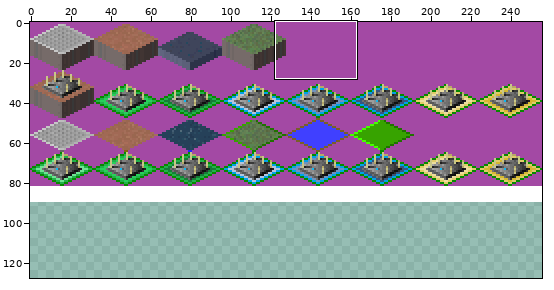
Two versions of one sprite sheet, assets/sprites/tiles/tiles32x17theo_.png. The first picture is a wide view before the edit; the outline marks the close-up.
Close-up. First the earlier version:
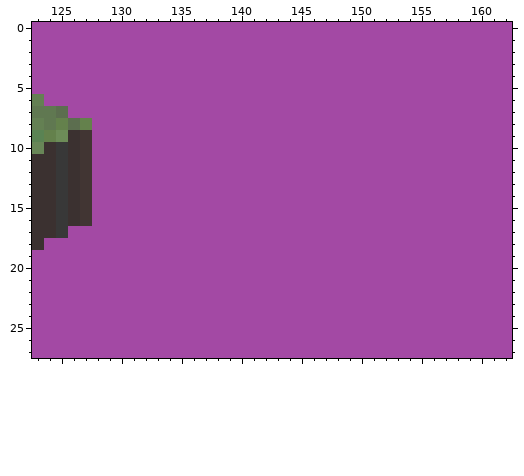
The file is 256x90 pixels. Colours within 5 levels of each other are drawn and written as one. Shown: x 123..162, y 0..27. The old version is drawn lined up with the new one, on the new canvas. The commit also changed other parts of the picture, which this record leaves out.
New version:
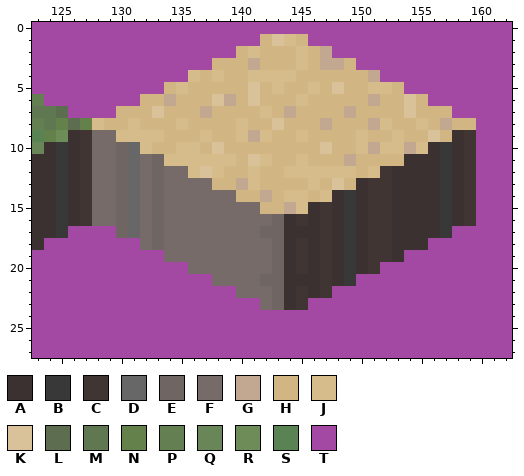
Palette (. is transparent): A #3b3130  B #383838  C #413533  D #676767  E #6f6664  F #766b69  G #c2a890  H #d1b583  J #d6bc8b  K #d9c299  L #5c6e4f  M #607851  N #64814c  P #648053  Q #688657  R #6d8c58  S #5a8353  T #a349a4
Changes in this commit:
canvas 256x90 -> 256x128
y 1: x 142..145 TTTT -> HKJH
y 2: x 140..147 TTTTTTTT -> HJHHHJHG
y 3: x 138..149 TTTTTTTTTTTT -> HHHGHHHJHGGH
y 4: x 136..151 TTTTTTTTTTTTTTTT -> JHJHHJJJJHHHHHHG
y 5: x 134..153 TTTTTTTTTTTTTTTTTTTT -> HJHHHHHKHJHHJHKHHJJH
y 6: x 132..155 TTTTTTTTTTTTTTTTTTTTTTTT -> HHGHHHKGHKHHHJHHHHHGHHKH
y 7: x 130..157 TTTTTTTTTTTTTTTTTTTTTTTTTTTT -> HHHKHHHGHHHHJHGHHHHGHHHHKHHH
y 8: x 128..159 TTTTTTTTTTTTTTTTTTTTTTTTTTTTTTTT -> JHHJHHHJHHHHJHHKHHHGHHHGJHHJHGHH
y 9: x 128..159 TTTTTTTTTTTTTTTTTTTTTTTTTTTTTTTT -> FFJJJJHHHJHHJGJHHJHHHHJHHJHHKHAC
y 10: x 128..159 TTTTTTTTTTTTTTTTTTTTTTTTTTTTTTTT -> FFEDJHHJJHKHHHHHHHHKHHJGJJGJABAC
y 11: x 128..159 TTTTTTTTTTTTTTTTTTTTTTTTTTTTTTTT -> FFEDFEJJJJJJHKJHHJHHHGHHHHAAABAC
y 12: x 128..159 TTTTTTTTTTTTTTTTTTTTTTTTTTTTTTTT -> FFEDFEFFJKJHHJHHJJJJJJHJCAAAABAC
y 13: x 128..159 TTTTTTTTTTTTTTTTTTTTTTTTTTTTTTTT -> FFEDFEFFFFHHGJHHHHJHKHACCAAAABAC
y 14: x 128..159 TTTTTTTTTTTTTTTTTTTTTTTTTTTTTTTT -> FFEDFEFFFFFFHHGHJJHJABACCAAAABAC
y 15: x 128..159 TTTTTTTTTTTTTTTTTTTTTTTTTTTTTTTT -> FFEDFEFFFFFFFFHHGJACABACCAAAABAC
y 16: x 128..159 TTTTTTTTTTTTTTTTTTTTTTTTTTTTTTTT -> FFEDFEFFFFFFFFFEACACABACCAAAABAC
y 17: x 130..157 TTTTTTTTTTTTTTTTTTTTTTTTTTTT -> EDFEFFFFFFFFEEAAACABACCAAAAB
y 18: x 132..155 TTTTTTTTTTTTTTTTTTTTTTTT -> FEFFFFFFFFFEACACABACCAAA
y 19: x 134..153 TTTTTTTTTTTTTTTTTTTT -> FFFFFFFFFEACACABACCA
y 20: x 136..151 TTTTTTTTTTTTTTTT -> FFFFFFFEACACABAC
y 21: x 138..149 TTTTTTTTTTTT -> FFFFEEAAACAB
y 22: x 140..147 TTTTTTTT -> FFFEACAC
y 23: x 142..145 TTTT -> FEAC
